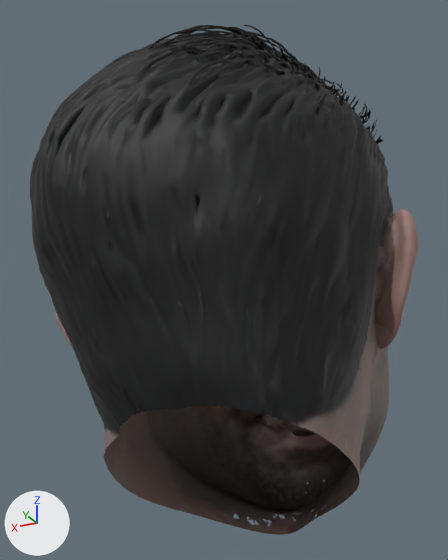
An edit to the glTF model head_jason.glb, drawn before and after from the same camera.
Both versions are drawn from a camera (50 mm lens) standing at (-0.454, 0.969, 0.097) and looking at (0.026, 0.01, 0.529). Every picture has the same lights, and +X, +Y and +Z are marked at lower left. The picture after the commit comes second. Vertices at exactly the same position are counted once.
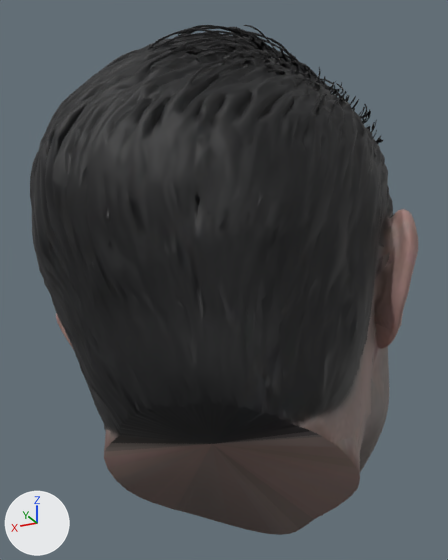
The change in detail:
me_mesh_0 is used by ob_mesh_0; location (0.0, 0.0, 0.0).
me_mesh_0 had 24181 vertices, 48829 faces and spanned x -0.336..0.356, y -0.4..0.395, z 0.09..0.948.
me_mesh_0 now has 24183 vertices, 49152 faces and spans x -0.336..0.356, y -0.4..0.395, z 0.09..0.948.
Part 1, on me_mesh_0:
8 faces are deleted.
2 vertices are added at (-0.025, -0.244, 0.127), (-0.021, 0.143, 0.214).
331 new faces join them.

Location of each change, [x1, y1, x2, y2] in pixels of the pictures (448 x 560 px):
part 1 of me_mesh_0, built on
    after: [104, 405, 360, 535]
